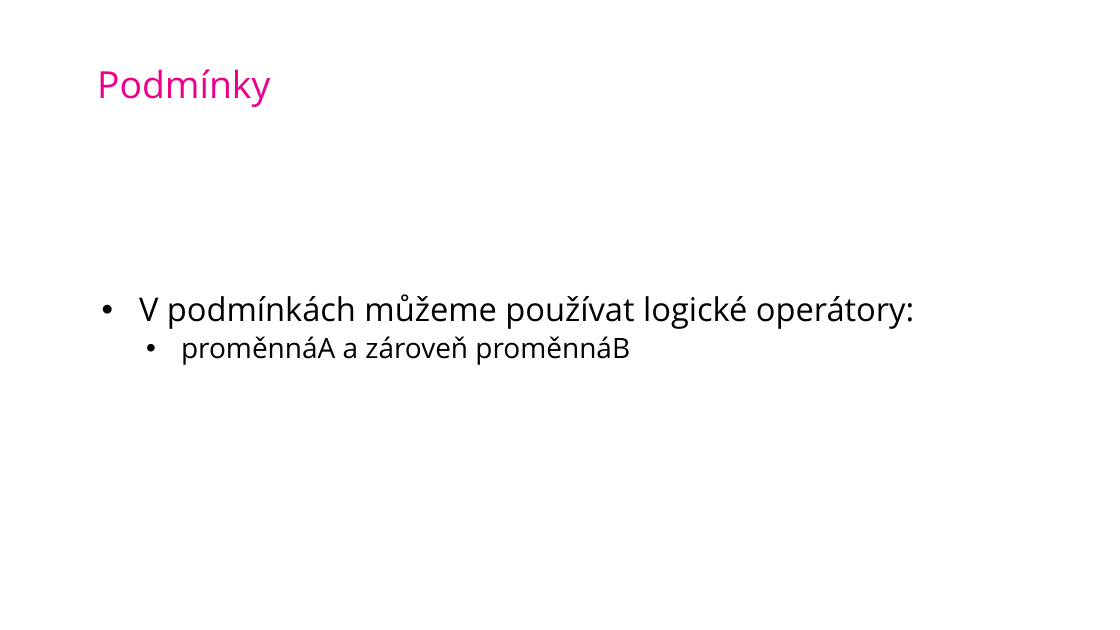
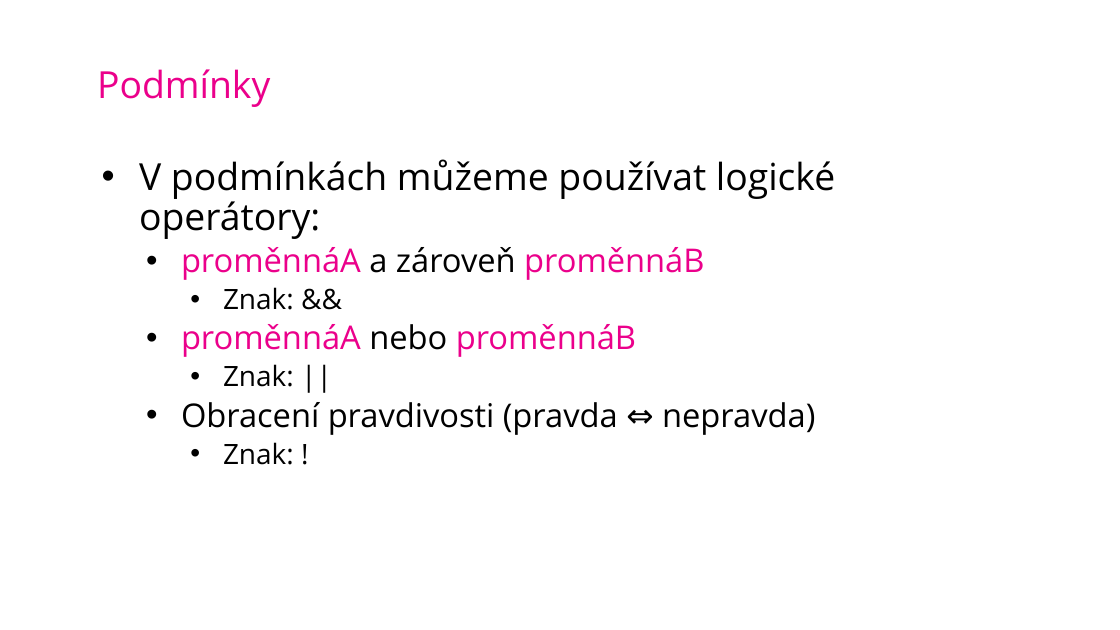
Before and after one commit to SimonB87/LetniSkola2020JS, a slide deck: slide 22 of JS-SB-LetnIskola2020.pptx. Drawn at 1120x630 pixels with LibreOffice and Linux fonts; fonts in the diff are those of the drawing; background and template pictures are left out. Boxes give left, top, right and bottom in pixels: in the first picture for what was removed or moved away, otherwise in the second. Text is boxed around its words. In the diff, an @@ line names an element or a change of style, - is before the commit and + after.

```diff
--- a/JS-SB-LetnIskola2020.pptx
+++ b/JS-SB-LetnIskola2020.pptx
@@ text at [139,159,835,280]: size 28 to 32 pt in "V podmínkách můžeme používat logické operátory:"; size 24 to 28 pt in "proměnnáA a zároveň proměnnáB"; text colour #000000 to #EB008B in "proměnnáA proměnnáB" @@
@@ text at [181,287,806,465]: paragraphs added @@
+    • Znak: &&
+  • proměnnáA nebo proměnnáB
+    • Znak: ||
+  • Obracení pravdivosti (pravda ⇔ nepravda)
+    • Znak: !
```
Also in this commit, not shown: 2 other slides changed, 9 slides added.
